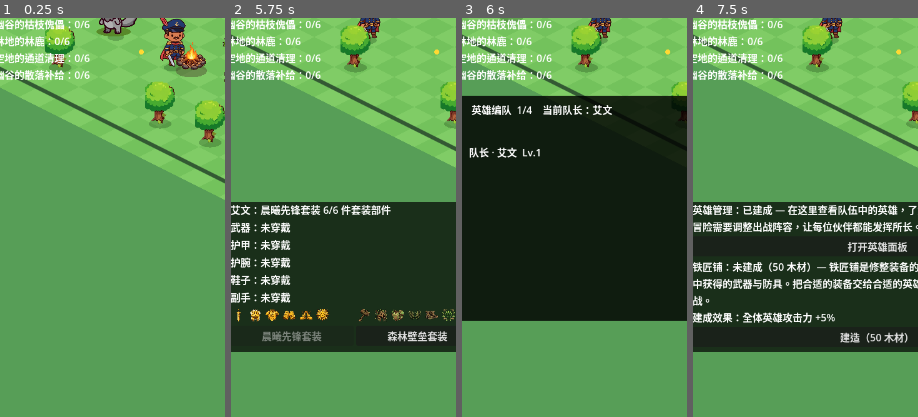
Above: before the commit, frames 1-4 (left to right).
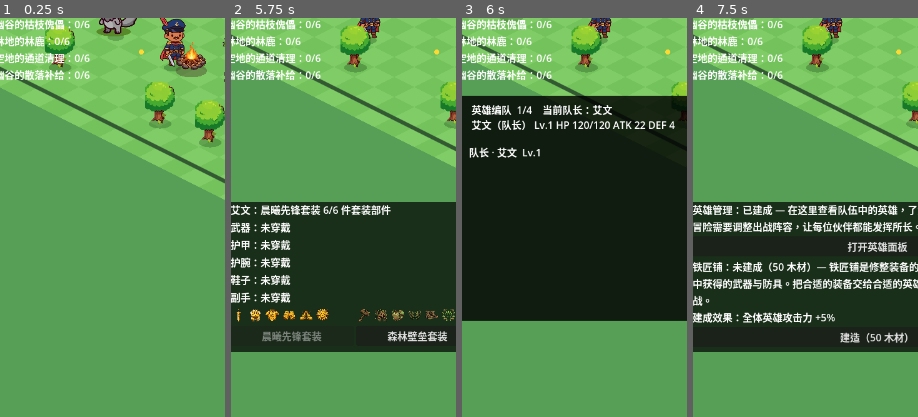
Above: after the commit, the same moments.

Repository: oneyi53/game
Game: Godot game, scene res://scenes/main.tscn
Same seed, same stepped clock (60 frames per second), same inputs: the game is played once before the commit and once after it.
Inputs (mouse positions are % of the whole screen's width and height, from its top left):
- Up to frame 1 (0.25 s): no input
- Up to frame 2 (5.75 s): tap Enter at 0.5 s; move the mouse to (45, 70) at 0.52 s; hold Up (ui_up) 0.53-1.25 s; tap E at 0.6 s; click (45, 70) at 0.67 s; tap Space at 0.77 s; drag from (80, 65) to (45, 70) at 1.27 s; move the mouse to (20, 35) at 2.02 s; hold Left (ui_left) 2.03-2.75 s; tap Q at 2.1 s; drag from (55, 50) to (20, 35) at 2.77 s; click "技能" at 3.5 s; click "交互" at 4.25 s; click "保存" at 5 s
- Up to frame 3 (6 s): click "英雄" at 5.75 s
- Up to frame 4 (7.5 s): click "装备" at 6.5 s; click "营地" at 7.25 s
The pictures show only the part of the screen within x 8-58%, y 18-68%; the shares and areas given below are measured in that part.

Frames 1-2 are identical in both runs. In frame 3, 0.9% of the frame differs, in the area x 4-95%, y 25-29%; in frame 4, nothing differs.

Commit message:
ui: retain active hero combat stats in roster panel

Diff:
--- a/scripts/ui/hero_panel.gd
+++ b/scripts/ui/hero_panel.gd
@@ -26,11 +26,21 @@
 func refresh() -> void:
     if panel_label == null:
         return
+    var summary_lines: Array[String] = ["英雄编队"]
     if formation_manager != null and not formation_manager.active_ids.is_empty():
         var leader_name: String = _hero_name(str(formation_manager.active_ids[0]))
-        panel_label.text = "英雄编队  " + str(formation_manager.active_ids.size()) + "/" + str(formation_manager.max_party_size) + "    当前队长：" + leader_name
-    else:
-        panel_label.text = "英雄编队"
+        summary_lines[0] = "英雄编队  " + str(formation_manager.active_ids.size()) + "/" + str(formation_manager.max_party_size) + "    当前队长：" + leader_name
+    for hero in heroes:
+        if hero == null:
+            continue
+        summary_lines.append(
+            str(hero.hero_name) + "（" + str(hero.data.get("role", "")) + "）"
+            + " Lv." + str(hero.level)
+            + " HP " + str(hero.hp) + "/" + str(hero.max_hp)
+            + " ATK " + str(hero.attack)
+            + " DEF " + str(hero.defense)
+        )
+    panel_label.text = "\n".join(summary_lines)
     if formation_list == null or formation_manager == null:
         return
     for child in formation_list.get_children():
